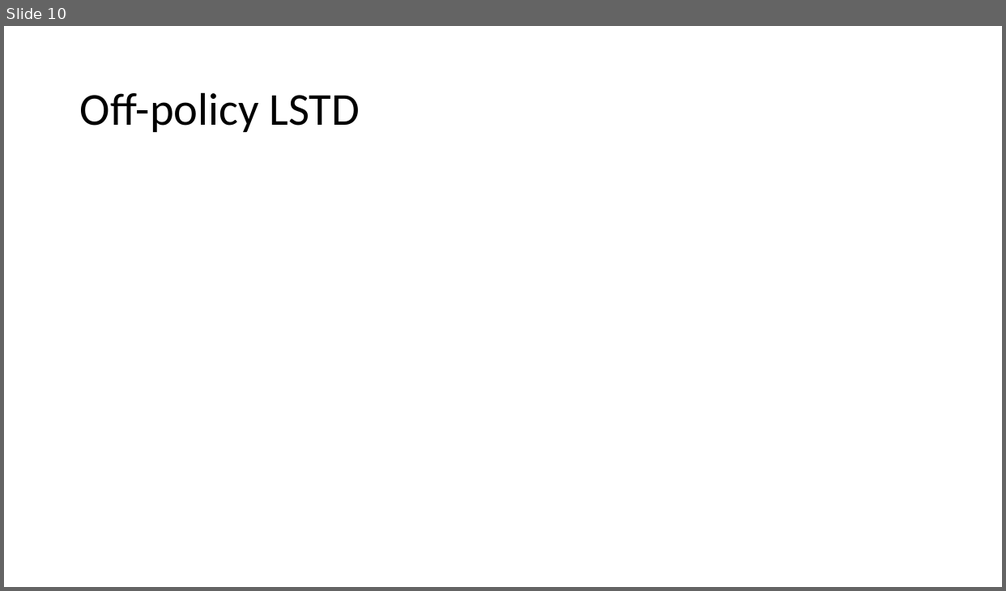
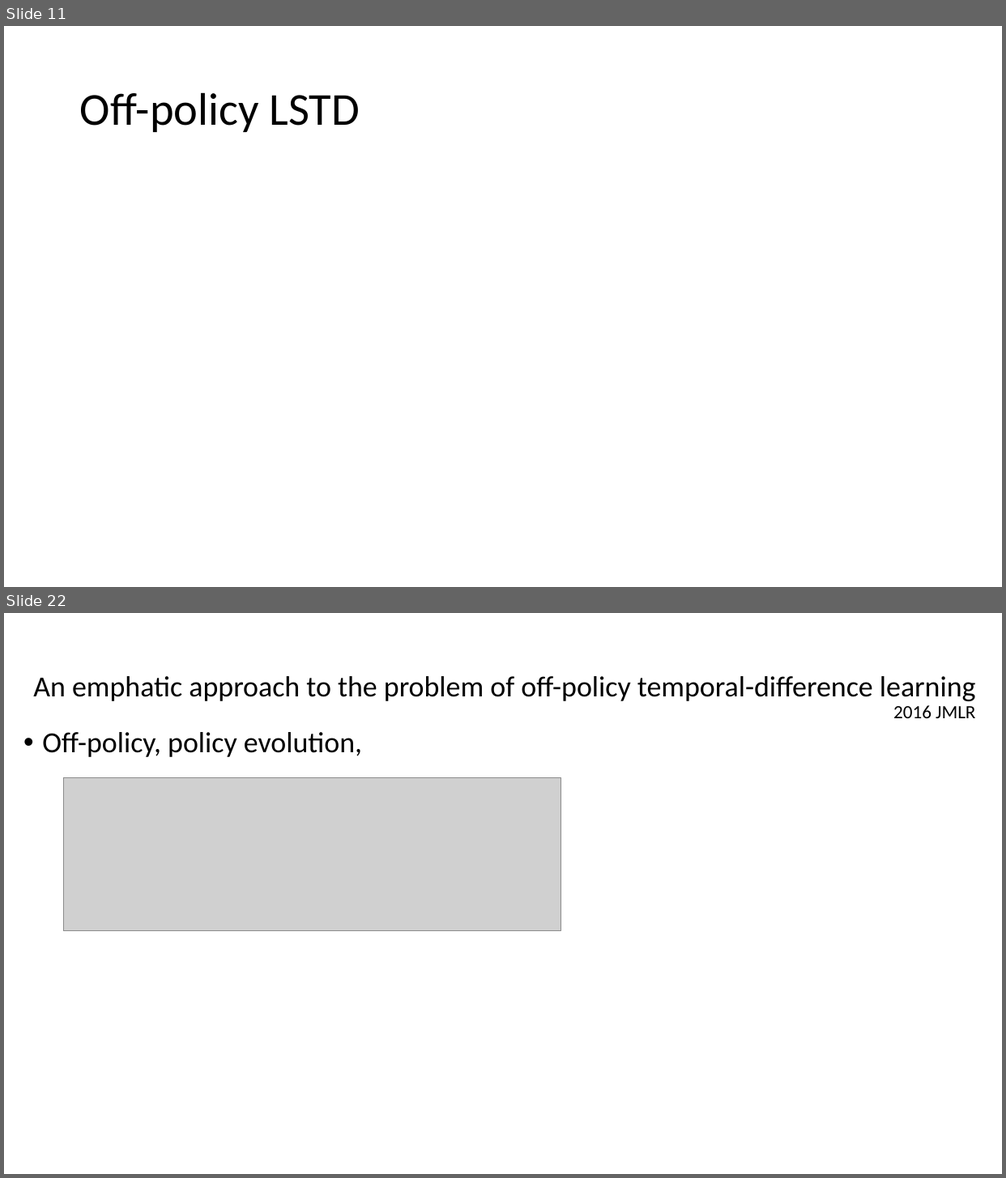
Before and after one commit to xfdywy/RL, a slide deck: RL analysis/RL analysis1.pptx. Shown one above the other, each under a label of ours: slide 10 before the commit, slides 11 and 22 after it; the slides between them are not shown. The pictures are 1006x591 and 1006x1178 pixels, drawn with LibreOffice and Linux fonts; fonts in the diff are those of the drawing; grey boxes stand for pictures. Boxes give left, top, right and bottom in pixels: in the first picture for what was removed or moved away, otherwise in the second. Text is boxed around its words. In the diff, an @@ line names an element or a change of style, - is before the commit and + after.

```diff
--- a/RL analysis/RL analysis1.pptx
+++ b/RL analysis/RL analysis1.pptx
@@ slide 22 added at [4,613,1002,1174], background #FFFFFF @@
@@ title added at [33,676,976,718], 28 pt, text #000000 @@
+An emphatic approach to the problem of off-policy temporal-difference learning
+2016 JMLR
@@ text added at [42,732,362,757], 28 pt, text #000000 @@
+• Off-policy, policy evolution,
@@ picture added at [63,777,561,931] @@
@@ what was slide 10 is now slide 11 @@
```
Also in this commit, not shown: 12 slides changed, 21 other slides added, 3 slides removed, 1 other file.
